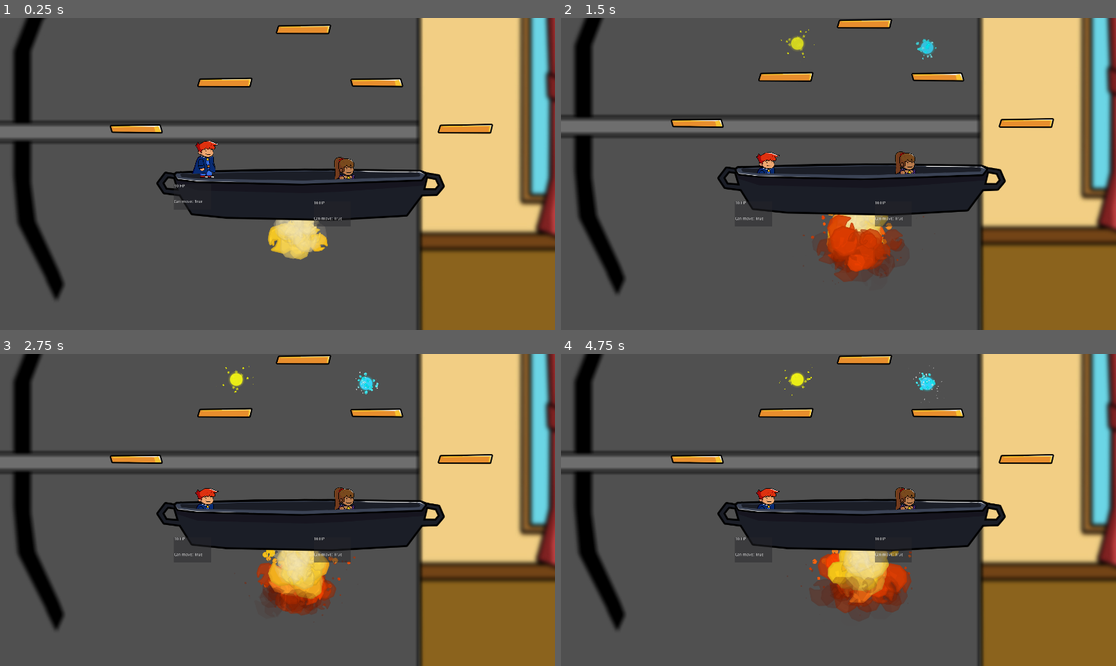
Above: before the commit, frames 1-4 (two rows, left to right).
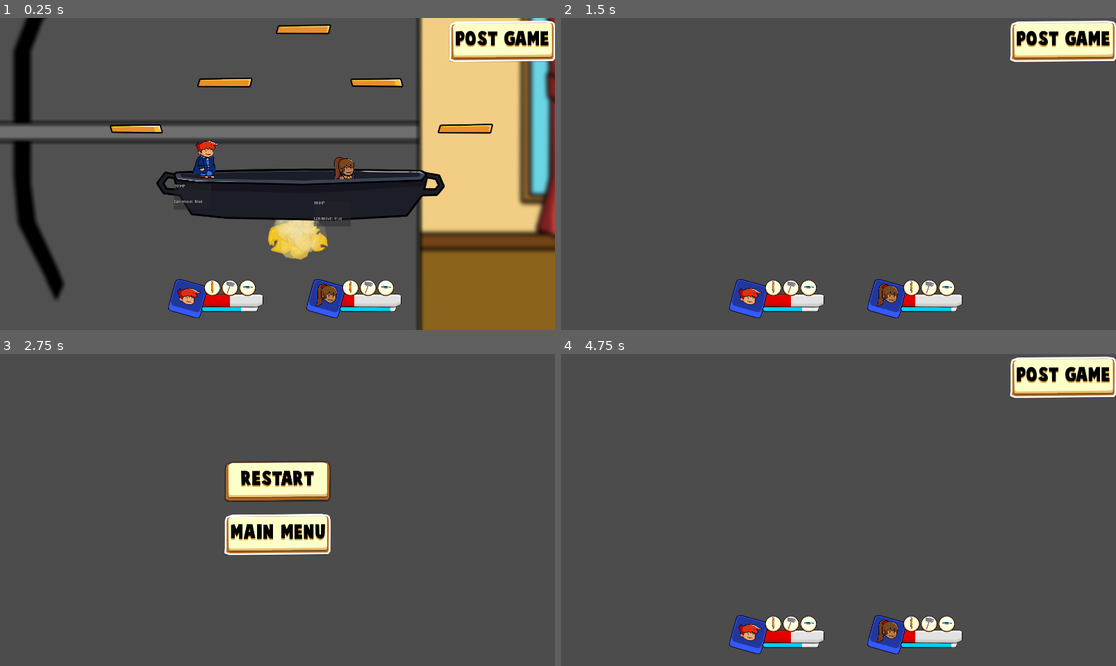
Above: after the commit, the same moments.

Repository: stranker/WizardAndCookies_Godot
Game: Godot game, scene res://Scenes/TestMap.tscn
The game is run twice, just before and just after one commit, with the same random seed, the same clock (stepped at 60 frames per second) and the same inputs. This scene is started directly instead of the project's main scene.
Inputs (mouse positions are in pixels of both pictures, inside the frame that each line leads up to):
- Up to frame 1 (0.25 s): no input
- Up to frame 2 (1.5 s): click (1066, 39) at 0.5 s, where only the run after the commit has a clickable "POST GAME"; click (838, 145) at 1.25 s, where only the run after the commit has a clickable "RESTART"
- Up to frame 3 (2.75 s): click (505, 375) at 2 s, where only the run after the commit has a clickable "POST GAME"
- Up to frame 4 (4.75 s): click (838, 481) at 2.75 s, where only the run after the commit has a clickable "RESTART"; click (1066, 375) at 3.5 s, where only the run after the commit has a clickable "POST GAME"; click (838, 481) at 4.25 s, where only the run after the commit has a clickable "RESTART"

The runs differ from the first frame. In frame 1, 5.5% of the frame differs, in the area x 30-100%, y 0-97%; in frame 2, 44%; in frame 3, 43%; in frame 4, 44%, in the area x 0-100%, y 0-100%.

Commit message:
Add Gameplay UI to TestMap

Diff:
--- a/Objects/UI/Gameplay/PlayerInfo.gd
+++ b/Objects/UI/Gameplay/PlayerInfo.gd
@@ -2,7 +2,7 @@
 
 onready var hp_bar   : TextureProgress = $ProgressBars/HpBar
 onready var fly_bar : TextureProgress = $ProgressBars/FlyBar
-onready var character_portrait : TextureRect = $PotraitHolder/Background/Mask/Portrait
+onready var character_portrait : TextureRect = $PotraitHolder/Background/Portrait
 onready var spells : Array = $SpellsHolder/SpellsContainer.get_children()
 
 export var hp : int
--- a/Objects/UI/Gameplay/PlayerInfo.tscn
+++ b/Objects/UI/Gameplay/PlayerInfo.tscn
@@ -1,10 +1,9 @@
-[gd_scene load_steps=11 format=2]
+[gd_scene load_steps=10 format=2]
 
 [ext_resource path="res://Objects/UI/Gameplay/PlayerFrame.png" type="Texture" id=1]
 [ext_resource path="res://Assets/UI/Gameplay/FlyBar.png" type="Texture" id=2]
 [ext_resource path="res://Objects/Wizards/Meg/MegHead.png" type="Texture" id=3]
 [ext_resource path="res://Assets/UI/Gameplay/HealthBar.png" type="Texture" id=4]
-[ext_resource path="res://Objects/Wizards/Zak/ZakHead.png" type="Texture" id=5]
 [ext_resource path="res://Objects/UI/Gameplay/UISpell.tscn" type="PackedScene" id=6]
 [ext_resource path="res://Assets/UI/Spells/Hammerfall.png" type="Texture" id=7]
 [ext_resource path="res://Objects/UI/Gameplay/PlayerInfo.gd" type="Script" id=8]
@@ -12,10 +11,8 @@
 [ext_resource path="res://Objects/Spells/Range/IceStake/Ice Stake.png" type="Texture" id=10]
 
 [node name="PlayerInfo" type="Control"]
-anchor_right = 1.0
-anchor_bottom = 1.0
-margin_right = -1643.0
-margin_bottom = -958.0
+margin_right = 350.0
+margin_bottom = 160.0
 script = ExtResource( 8 )
 __meta__ = {
 "_edit_use_anchors_": false
@@ -26,19 +23,27 @@
 spells_texture = [ ExtResource( 9 ), ExtResource( 7 ), ExtResource( 10 ) ]
 
 [node name="ProgressBars" type="Control" parent="."]
-margin_top = 6.0
-margin_right = 279.0
-margin_bottom = 119.0
+anchor_left = 0.5
+anchor_top = 0.5
+anchor_right = 0.5
+anchor_bottom = 0.5
+margin_left = -102.0
+margin_top = -36.0
+margin_right = 130.0
+margin_bottom = 40.0
 __meta__ = {
 "_edit_use_anchors_": false
 }
 
 [node name="FlyBar" type="TextureProgress" parent="ProgressBars"]
-margin_left = 67.0
-margin_top = 75.0
-margin_right = 367.0
-margin_bottom = 105.0
-rect_scale = Vector2( 0.5, 0.5 )
+anchor_left = 0.5
+anchor_top = 0.5
+anchor_right = 0.5
+anchor_bottom = 0.5
+margin_left = -57.0
+margin_top = 13.0
+margin_right = 139.0
+margin_bottom = 32.0
 value = 50.0
 texture_under = ExtResource( 2 )
 texture_progress = ExtResource( 2 )
@@ -49,10 +54,14 @@
 }
 
 [node name="HpBar" type="TextureProgress" parent="ProgressBars"]
-margin_left = 77.0
-margin_top = 44.0
-margin_right = 233.0
-margin_bottom = 76.0
+anchor_left = 0.5
+anchor_top = 0.5
+anchor_right = 0.5
+anchor_bottom = 0.5
+margin_left = -78.0
+margin_top = -33.0
+margin_right = 160.0
+margin_bottom = 16.0
 value = 50.0
 texture_under = ExtResource( 4 )
 texture_progress = ExtResource( 4 )
@@ -63,19 +72,22 @@
 }
 
 [node name="PotraitHolder" type="Control" parent="."]
-margin_top = 6.0
-margin_right = 106.0
-margin_bottom = 112.0
+anchor_left = 0.5
+anchor_top = 0.5
+anchor_right = 0.5
+anchor_bottom = 0.5
+margin_left = -143.0
+margin_top = -78.0
+margin_right = -25.0
+margin_bottom = 40.0
 __meta__ = {
 "_edit_use_anchors_": false
 }
 
 [node name="Background" type="TextureRect" parent="PotraitHolder"]
 self_modulate = Color( 0.211765, 0.352941, 1, 1 )
-margin_left = 16.0
-margin_top = 18.0
-margin_right = 91.0
-margin_bottom = 93.0
+anchor_right = 1.0
+anchor_bottom = 1.0
 rect_rotation = 15.3278
 rect_pivot_offset = Vector2( 37.5, 37.5 )
 rect_clip_content = true
@@ -86,33 +98,16 @@
 "_edit_use_anchors_": false
 }
 
-[node name="Mask" type="Control" parent="PotraitHolder/Background"]
-anchor_left = 0.5
-anchor_top = 0.5
-anchor_right = 0.5
-anchor_bottom = 0.5
-margin_left = -47.0433
-margin_top = -25.9889
-margin_right = 28.9567
-margin_bottom = 31.011
-rect_rotation = -15.3
-rect_clip_content = true
-__meta__ = {
-"_edit_use_anchors_": false
-}
-
-[node name="Portrait" type="TextureRect" parent="PotraitHolder/Background/Mask"]
-anchor_left = 0.5
-anchor_top = 0.5
-anchor_right = 0.5
-anchor_bottom = 0.5
-margin_left = -31.501
-margin_top = -31.0034
-margin_right = 42.499
-margin_bottom = 38.9966
-rect_rotation = -1.20716
-rect_pivot_offset = Vector2( 37.5, 37.5 )
-texture = ExtResource( 5 )
+[node name="Portrait" type="TextureRect" parent="PotraitHolder/Background"]
+anchor_right = 1.0
+anchor_bottom = 1.0
+margin_left = 0.176903
+margin_top = 4.49637
+margin_right = 0.176903
+margin_bottom = -22.5036
+rect_rotation = -7.9
+rect_pivot_offset = Vector2( 61.3148, 46.148 )
+texture = ExtResource( 3 )
 expand = true
 stretch_mode = 6
 __meta__ = {
@@ -120,35 +115,37 @@
 }
 
 [node name="SpellsHolder" type="Control" parent="."]
-margin_left = 89.0
-margin_top = 7.0
-margin_right = 241.0
-margin_bottom = 54.0
+anchor_left = 0.5
+anchor_top = 0.5
+anchor_right = 0.5
+anchor_bottom = 0.5
+margin_left = -34.0
+margin_top = -78.0
+margin_right = 145.0
+margin_bottom = -22.0
 __meta__ = {
 "_edit_use_anchors_": false
 }
 
 [node name="SpellsContainer" type="HBoxContainer" parent="SpellsHolder"]
-margin_left = 5.0
-margin_top = 5.0
-margin_right = 137.0
-margin_bottom = 47.0
+anchor_right = 1.0
+anchor_bottom = 1.0
 __meta__ = {
 "_edit_use_anchors_": false
 }
 
 [node name="Spell1" parent="SpellsHolder/SpellsContainer" instance=ExtResource( 6 )]
-margin_right = 41.0
-margin_bottom = 42.0
+margin_right = 57.0
+margin_bottom = 56.0
 
 [node name="Spell2" parent="SpellsHolder/SpellsContainer" instance=ExtResource( 6 )]
-margin_left = 45.0
-margin_right = 86.0
-margin_bottom = 42.0
+margin_left = 61.0
+margin_right = 118.0
+margin_bottom = 56.0
 spell_duration = 2.0
 
 [node name="Spell3" parent="SpellsHolder/SpellsContainer" instance=ExtResource( 6 )]
-margin_left = 90.0
-margin_right = 132.0
-margin_bottom = 42.0
+margin_left = 122.0
+margin_right = 179.0
+margin_bottom = 56.0
 spell_duration = 0.5
--- a/Objects/UI/Gameplay/UISpell.tscn
+++ b/Objects/UI/Gameplay/UISpell.tscn
@@ -1,8 +1,41 @@
-[gd_scene load_steps=9 format=2]
+[gd_scene load_steps=15 format=2]
 
 [ext_resource path="res://Assets/UI/Misc/CookieCircle.png" type="Texture" id=1]
 [ext_resource path="res://Objects/Spells/Melee/Hammerfall/RollingPin.png" type="Texture" id=2]
 [ext_resource path="res://Objects/UI/Gameplay/UISpell.gd" type="Script" id=3]
+[ext_resource path="res://Objects/Particles/StarParticle.png" type="Texture" id=4]
+
+[sub_resource type="Gradient" id=6]
+offsets = PoolRealArray( 0, 0.23125, 0.73125, 1 )
+colors = PoolColorArray( 1, 1, 1, 0, 1, 1, 1, 1, 1, 1, 1, 1, 1, 1, 1, 0 )
+
+[sub_resource type="GradientTexture" id=7]
+gradient = SubResource( 6 )
+
+[sub_resource type="Curve" id=8]
+_data = [ Vector2( 0, 1 ), 0.0, 0.0, 0, 0, Vector2( 0.639344, 0 ), 0.0, 0.0, 0, 0 ]
+
+[sub_resource type="CurveTexture" id=9]
+curve = SubResource( 8 )
+
+[sub_resource type="ParticlesMaterial" id=10]
+flag_disable_z = true
+direction = Vector3( 0, 0, 0 )
+spread = 180.0
+flatness = 1.0
+gravity = Vector3( 0, 0, 0 )
+initial_velocity = 200.0
+initial_velocity_random = 0.2
+angular_velocity = 720.0
+angular_velocity_random = 1.0
+orbit_velocity = 0.0
+orbit_velocity_random = 0.0
+damping = 100.0
+angle = 720.0
+angle_random = 1.0
+scale = 0.1
+scale_curve = SubResource( 9 )
+color_ramp = SubResource( 7 )
 
 [sub_resource type="Animation" id=2]
 resource_name = "Cooldown"
@@ -72,6 +105,18 @@
 "update": 0,
 "values": [ Vector2( 1, 1 ) ]
 }
+tracks/3/type = "value"
+tracks/3/path = NodePath("Particles2D:emitting")
+tracks/3/interp = 1
+tracks/3/loop_wrap = true
+tracks/3/imported = false
+tracks/3/enabled = true
+tracks/3/keys = {
+"times": PoolRealArray( 0 ),
+"transitions": PoolRealArray( 1 ),
+"update": 0,
+"values": [ false ]
+}
 
 [sub_resource type="Animation" id=5]
 resource_name = "Ready"
@@ -87,6 +132,18 @@
 "transitions": PoolRealArray( 0.5, -2, 1 ),
 "update": 0,
 "values": [ Vector2( 1, 1 ), Vector2( 1.4, 1.4 ), Vector2( 1, 1 ) ]
+}
+tracks/1/type = "value"
+tracks/1/path = NodePath("Particles2D:emitting")
+tracks/1/interp = 1
+tracks/1/loop_wrap = true
+tracks/1/imported = false
+tracks/1/enabled = true
+tracks/1/keys = {
+"times": PoolRealArray( 0 ),
+"transitions": PoolRealArray( 1 ),
+"update": 1,
+"values": [ true ]
 }
 
 [sub_resource type="Animation" id=3]
@@ -150,6 +207,14 @@
 __meta__ = {
 "_edit_use_anchors_": false
 }
+
+[node name="Particles2D" type="Particles2D" parent="."]
+position = Vector2( 32, 32 )
+emitting = false
+one_shot = true
+explosiveness = 1.0
+process_material = SubResource( 10 )
+texture = ExtResource( 4 )
 
 [node name="Background" type="TextureProgress" parent="."]
 anchor_right = 1.0
--- a/Scenes/Gameplay.tscn
+++ b/Scenes/Gameplay.tscn
@@ -5,7 +5,7 @@
 [ext_resource path="res://Objects/UI/Gameplay/PlayerInfo.tscn" type="PackedScene" id=3]
 [ext_resource path="res://Objects/Wizards/Zak/ZakHead.png" type="Texture" id=4]
 
-[node name="Control" type="Control"]
+[node name="Gameplay" type="Control"]
 anchor_right = 1.0
 anchor_bottom = 1.0
 rect_pivot_offset = Vector2( -111, -102 )
@@ -29,10 +29,11 @@
 anchor_left = 0.5
 anchor_top = 1.0
 anchor_right = 0.5
+anchor_bottom = 1.0
 margin_left = -377.0
-margin_top = -174.0
-margin_right = -100.0
-margin_bottom = -52.0
+margin_top = -190.0
+margin_right = -64.0
+margin_bottom = 0.0
 hp = 50
 mana = 70
 character_portrait_texture = ExtResource( 4 )
@@ -41,11 +42,24 @@
 anchor_left = 0.5
 anchor_top = 1.0
 anchor_right = 0.5
-margin_left = 122.0
-margin_top = -174.0
-margin_right = 399.0
-margin_bottom = -52.0
+anchor_bottom = 1.0
+margin_left = 64.0
+margin_top = -190.0
+margin_right = 451.0
+margin_bottom = 0.0
 hp = 30
 mana = 90
 
+[node name="UIArea" type="Control" parent="."]
+anchor_left = 0.5
+anchor_top = 1.0
+anchor_right = 0.5
+anchor_bottom = 1.0
+margin_left = -416.0
+margin_top = -248.0
+margin_right = 464.0
+__meta__ = {
+"_edit_use_anchors_": false
+}
+
 [connection signal="pressed" from="PostGameBtn" to="." method="_on_PostGameBtn_pressed"]
--- a/Scenes/TestMap.tscn
+++ b/Scenes/TestMap.tscn
@@ -1,9 +1,10 @@
-[gd_scene load_steps=7 format=2]
+[gd_scene load_steps=8 format=2]
 
 [ext_resource path="res://Objects/Wizards/Zak/Zak.tscn" type="PackedScene" id=1]
 [ext_resource path="res://Scenes/Levels/Kitchen/Kitchen.tscn" type="PackedScene" id=2]
 [ext_resource path="res://Objects/Wizards/Meg/Meg.tscn" type="PackedScene" id=3]
 [ext_resource path="res://Objects/Utility/Camera/MainCamera.tscn" type="PackedScene" id=4]
+[ext_resource path="res://Scenes/Gameplay.tscn" type="PackedScene" id=5]
 [ext_resource path="res://Objects/Utility/Gameplay/EffectsSpawner.tscn" type="PackedScene" id=6]
 
 [sub_resource type="GDScript" id=1]
@@ -52,4 +53,8 @@
 [node name="Position2D3" type="Position2D" parent="EffectsSpawner/Positions" index="2"]
 position = Vector2( 959, 726 )
 
+[node name="UI" type="CanvasLayer" parent="."]
+
+[node name="Gameplay" parent="UI" instance=ExtResource( 5 )]
+
 [editable path="EffectsSpawner"]
